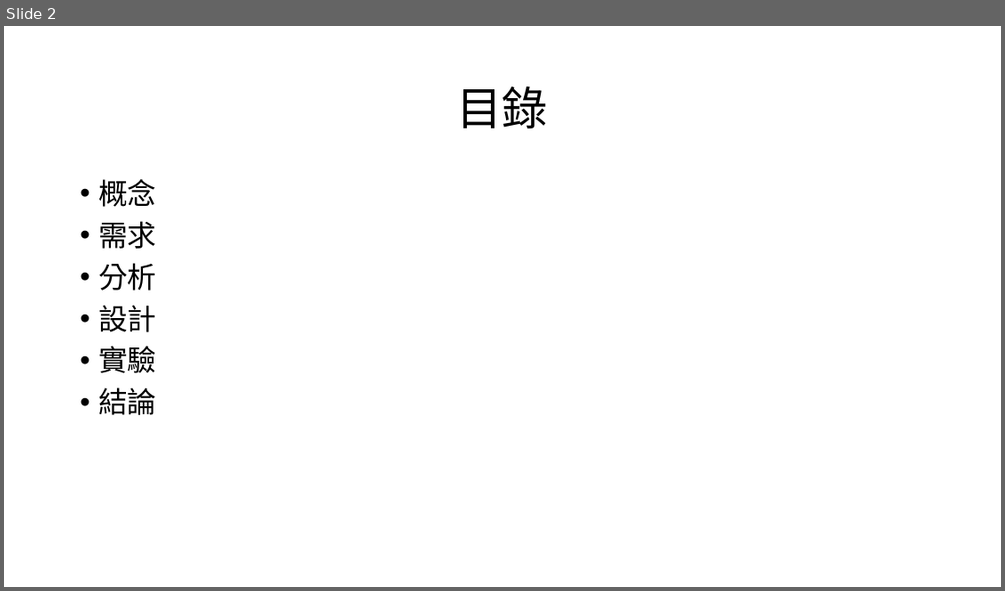
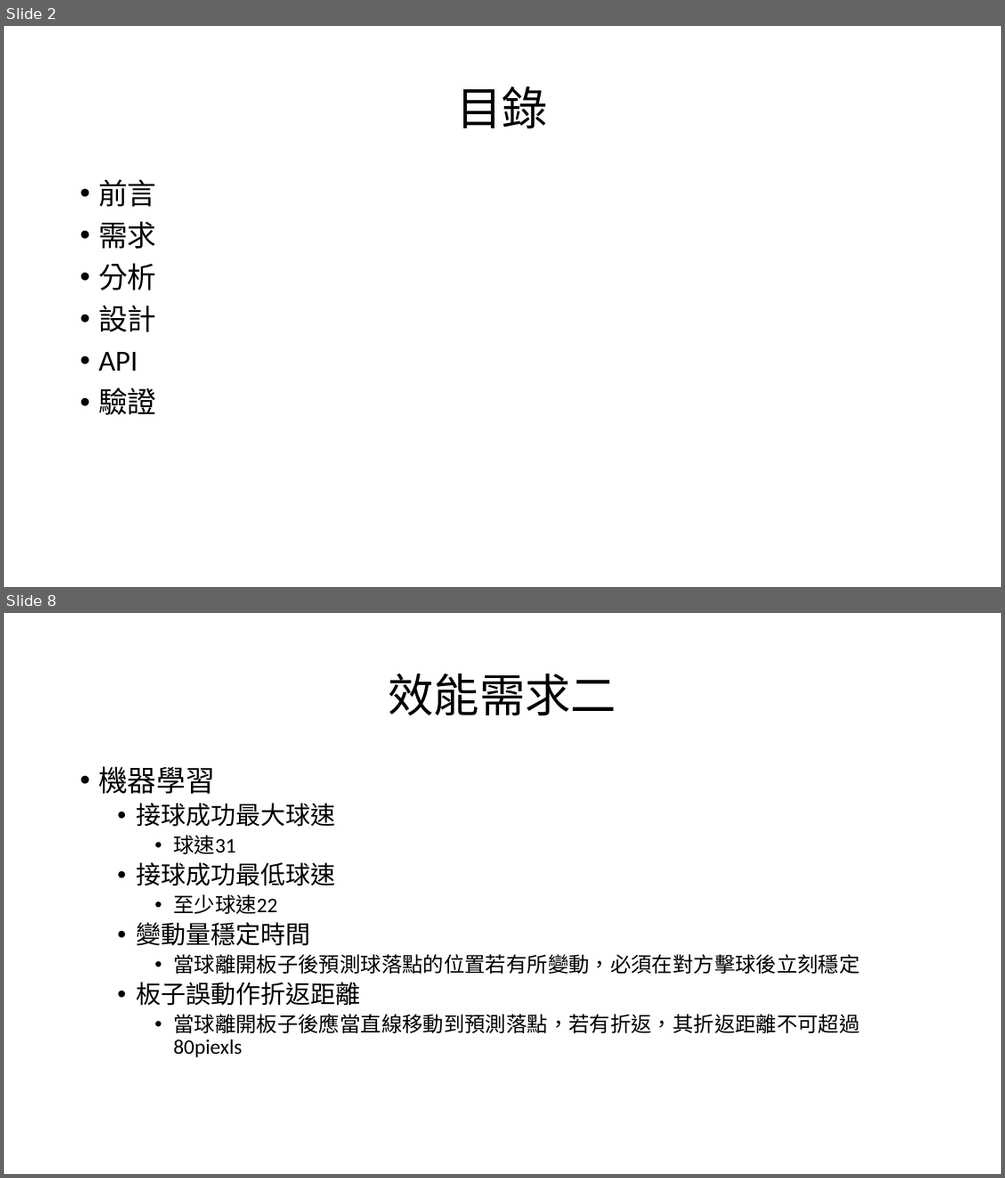
Before and after one commit to HongYu313Lin/-, a slide deck: 乒乓球規格.pptx. Shown one above the other, each under a label of ours: slide 2 before the commit, slides 2 and 8 after it; the slides between them are not shown. The pictures are 1005x591 and 1005x1178 pixels, drawn with LibreOffice and Linux fonts; fonts in the diff are those of the drawing. Boxes give left, top, right and bottom in pixels: in the first picture for what was removed or moved away, otherwise in the second. Text is boxed around its words. In the diff, an @@ line names an element or a change of style, - is before the commit and + after.

```diff
--- a/乒乓球規格.pptx
+++ b/乒乓球規格.pptx
@@ slide 8 added at (x1=4, y1=613, x2=1001, y2=1174), background #FFFFFF @@
@@ title added at (x1=388, y1=674, x2=617, y2=716), 44 pt, text #000000 @@
+效能需求二
@@ text added at (x1=98, y1=766, x2=859, y2=1057), 20 pt, text #000000 @@
+• 機器學習
+  • 接球成功最大球速
+    • 球速31
+  • 接球成功最低球速
+    • 至少球速22
+  • 變動量穩定時間
+    • 當球離開板子後預測球落點的位置若有所變動，必須在對方擊球後立刻穩定
+  • 板子誤動作折返距離
+    • 當球離開板子後應當直線移動到預測落點，若有折返，其折返距離不可超過80piexls
@@ slide 2 changed as well @@
@@ text at (x1=98, y1=179, x2=156, y2=207): text changed @@
-• 概念
+• 前言
@@ text at (x1=98, y1=352, x2=156, y2=415): text changed @@
-• 實驗
-• 結論
+• API
+• 驗證
```
Also in this commit, not shown: 5 other slides changed, 27 other slides added, 22 other files.
